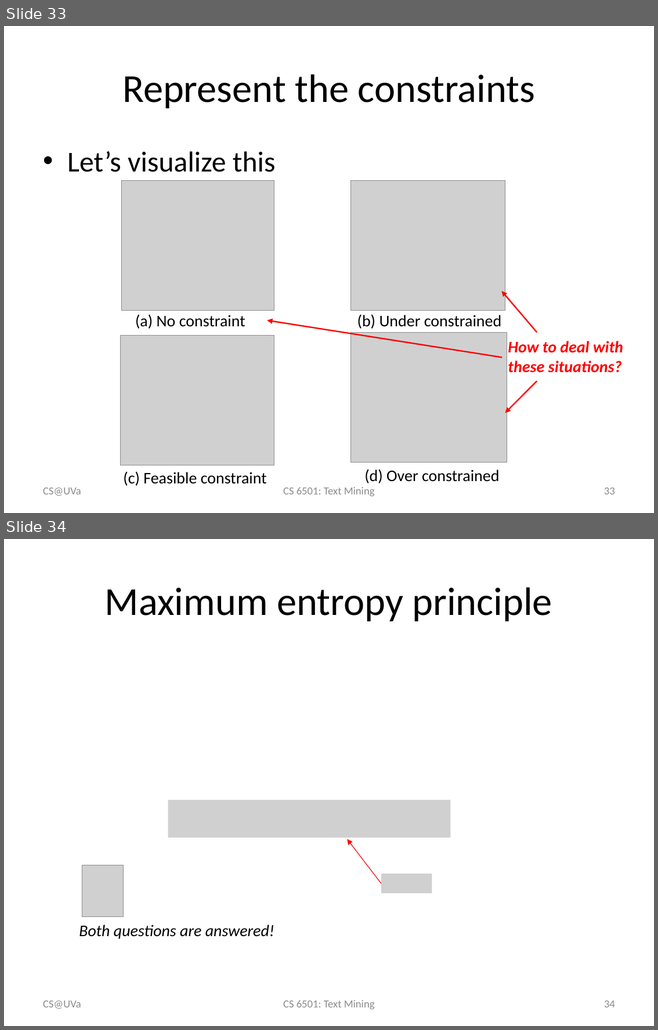
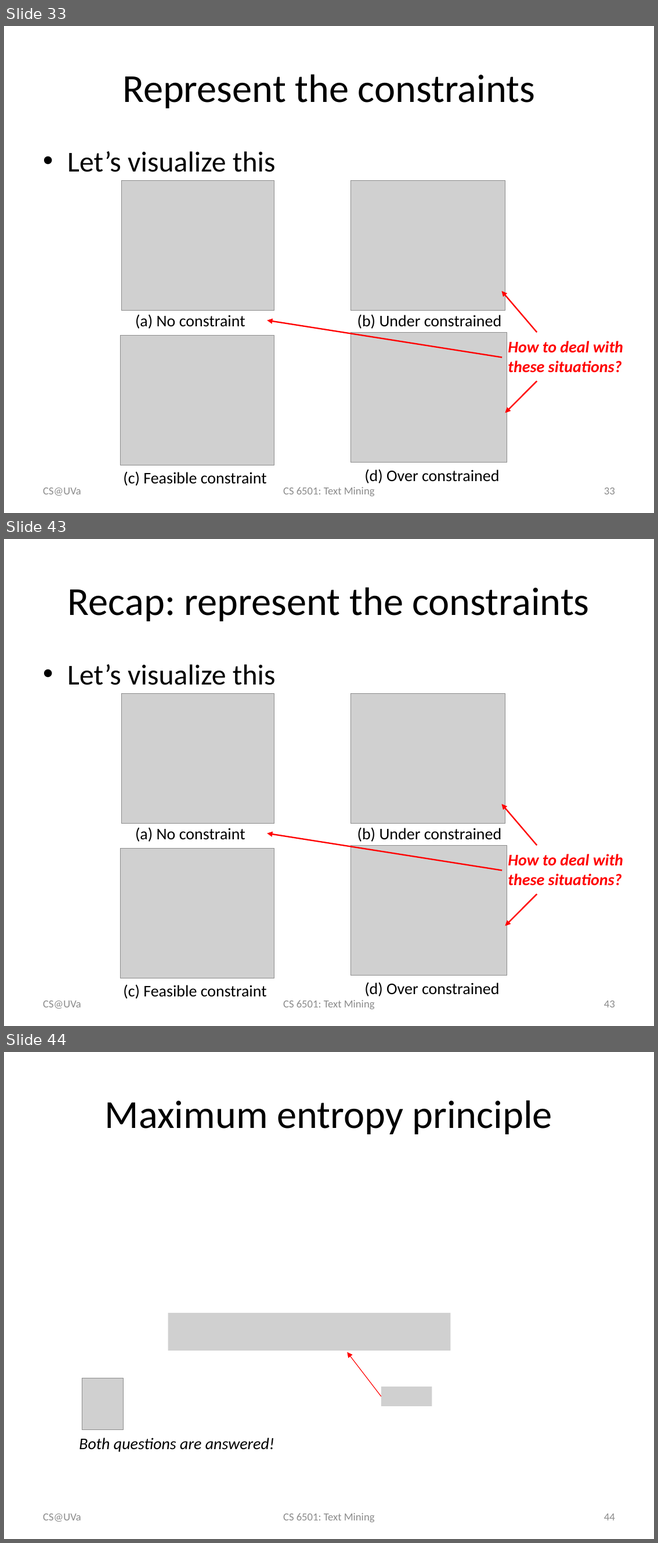
Before and after one commit to wang296/CS6501-Text-Mining, a slide deck: docs/Logistic Regression.pptx. Shown one above the other, each under a label of ours: slides 33 and 34 before the commit, slides 33, 43 and 44 after it; the slides between them are not shown. The pictures are 658x1030 and 658x1543 pixels, drawn with LibreOffice and Linux fonts; fonts in the diff are those of the drawing; grey boxes stand for pictures. Boxes give left, top, right and bottom in pixels: in the first picture for what was removed or moved away, otherwise in the second. Text is boxed around its words. In the diff, an @@ line names an element or a change of style, - is before the commit and + after.

```diff
--- a/docs/Logistic Regression.pptx
+++ b/docs/Logistic Regression.pptx
@@ slide 43 added at [4,539,654,1026], background #FFFFFF @@
@@ title added at [68,587,589,621], 44 pt, text #000000 @@
+Recap: represent the constraints
@@ text added at [67,664,275,685], 32 pt, text #000000 @@
+• Let’s visualize this
@@ picture added at [122,694,274,824] @@
@@ picture added at [351,694,505,824] @@
@@ text added at [135,827,245,842], 18 pt, text #000000 @@
+(a) No constraint
@@ group added at [267,804,623,926]: 3 arrows, 1 text @@
+How to deal with these situations?
@@ text added at [357,827,501,842], 18 pt, text #000000 @@
+(b) Under constrained
@@ picture added at [120,848,274,978] @@
@@ picture added at [351,846,507,976] @@
@@ text added at [123,984,267,999], 18 pt, text #000000 @@
+(c) Feasible constraint
@@ text added at [364,982,499,997], 18 pt, text #000000 @@
+(d) Over constrained
@@ text added at [43,1001,81,1009], 12 pt, text #8C8C8C @@
+CS@UVa
@@ text added at [283,1000,375,1009], 12 pt, text #8C8C8C @@
+CS 6501: Text Mining
@@ page number added at [604,1001,615,1008], 12 pt, text #8C8C8C @@
+43
@@ what was slide 34 is now slide 44 @@
@@ page number at [604,1514,615,1521]: text changed @@
-34
+44
```
Also in this commit, not shown: 9 other slides added, 1 slide removed, 2 other files.
